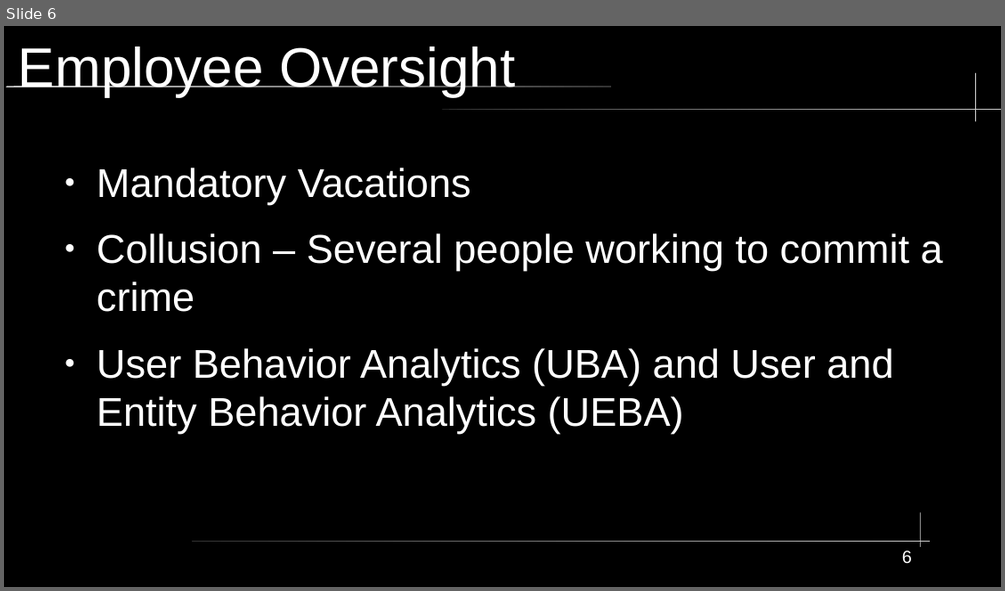
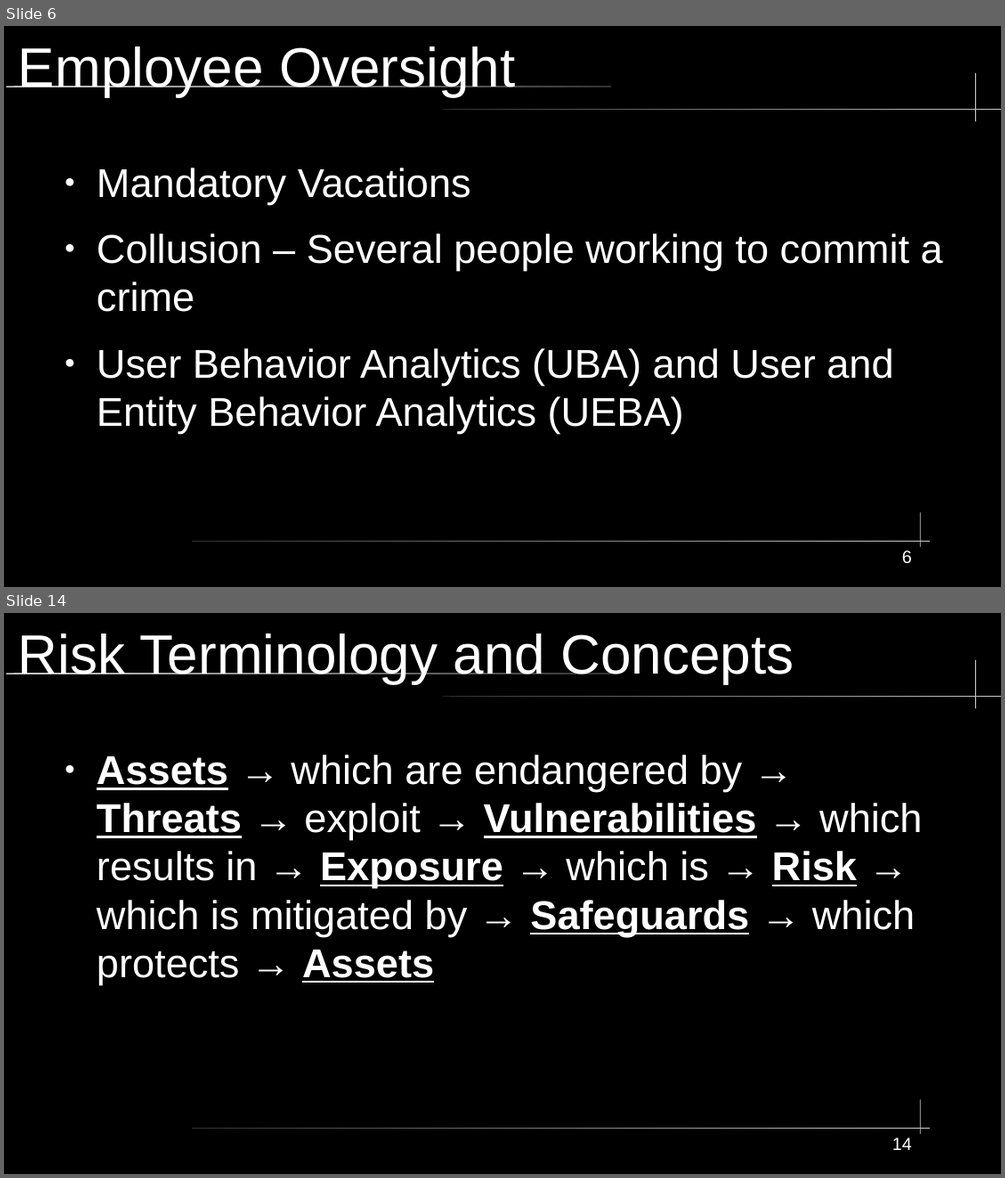
Before and after one commit to City-Colleges-of-Chicago-Cybersecurity/COMPSFI-214, a slide deck: 2026/Spring/powerpoints/Chapter-02-Personnel-Security-and-Risk-Management-Concepts.odp. Shown one above the other, each under a label of ours: slide 6 before the commit, slides 6 and 14 after it; the slides between them are not shown. The pictures are 1005x591 and 1005x1178 pixels, drawn with LibreOffice and Linux fonts; fonts in the diff are those of the drawing. Boxes give left, top, right and bottom in pixels: in the first picture for what was removed or moved away, otherwise in the second. Text is boxed around its words. In the diff, an @@ line names an element or a change of style, - is before the commit and + after.

```diff
--- a/2026/Spring/powerpoints/Chapter-02-Personnel-Security-and-Risk-Management-Concepts.odp
+++ b/2026/Spring/powerpoints/Chapter-02-Personnel-Security-and-Risk-Management-Concepts.odp
@@ slide 14 added at (4,613,1001,1174), background #000000; not listed: 5 template elements that a slide beside it also shows @@
@@ title added at (18,633,793,684), 44 pt, text #FFFFFF @@
+Risk Terminology and Concepts
@@ text added at (97,755,922,984), 32 pt, text #FFFFFF @@
+● Assets → which are endangered by → Threats → exploit → Vulnerabilities → which results in → Exposure → which is → Risk → which is mitigated by → Safeguards → which protects → Assets
@@ page number added at (892,1137,912,1150), 14 pt, text #FFFFFF @@
+14
```
Also in this commit, not shown: 1 slide changed, 46 other slides added.
